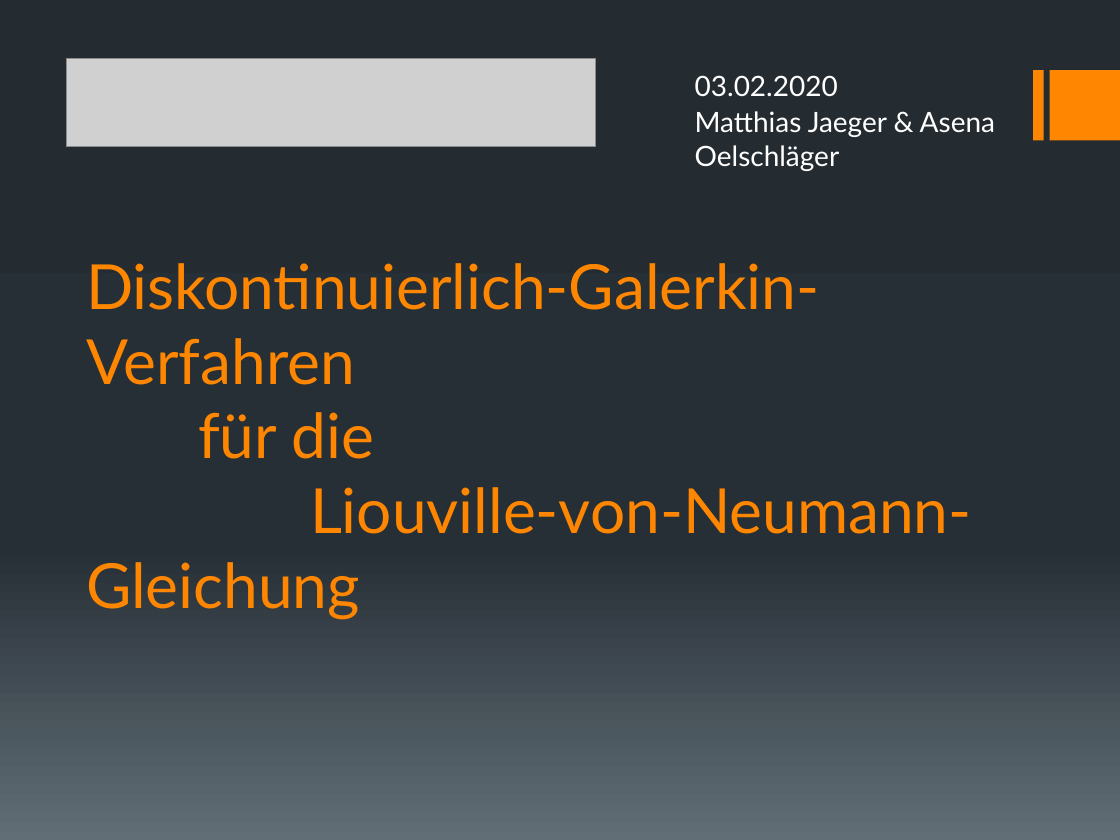
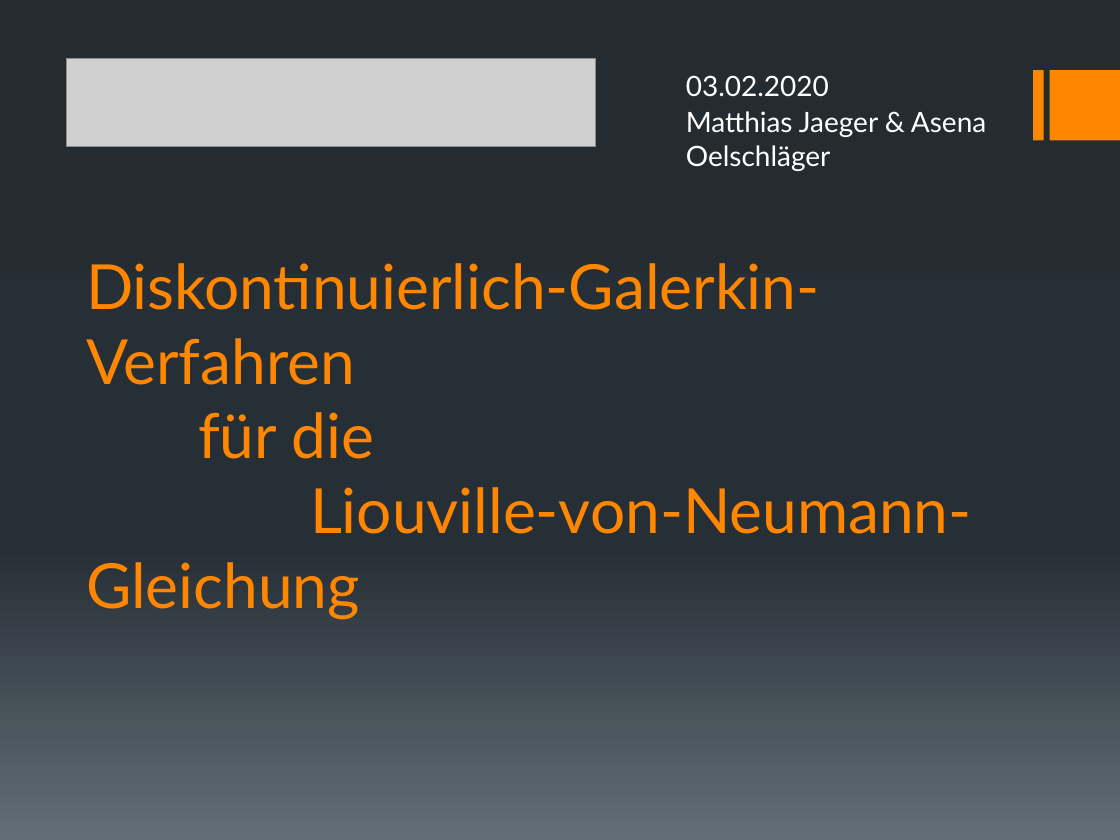
Before and after one commit to DerKleineGauss/Masterarbeit, a slide deck: slide 1 of Abschlussvortrag/Präsentation.pptx. Drawn at 1120x840 pixels with LibreOffice and Linux fonts; fonts in the diff are those of the drawing; grey boxes stand for pictures. Boxes give left, top, right and bottom in pixels: in the first picture for what was removed or moved away, otherwise in the second. Text is boxed around its words. In the diff, an @@ line names an element or a change of style, - is before the commit and + after.

```diff
--- a/Abschlussvortrag/Präsentation.pptx
+++ b/Abschlussvortrag/Präsentation.pptx
@@ text "03.02.2020": place and size @@
-text "03.02.2020" at box(695, 75, 838, 97)
+text "03.02.2020" at box(686, 75, 829, 97)
@@ text "Matthias Jaeger & Asena Oelschläger": place and size @@
-text "Matthias Jaeger & Asena Oelschläger" at box(695, 111, 995, 171)
+text "Matthias Jaeger & Asena Oelschläger" at box(686, 111, 986, 171)
```
Also in this commit, not shown: 3 other slides changed, 4 slides added, 1 slide removed, 3 other files.
